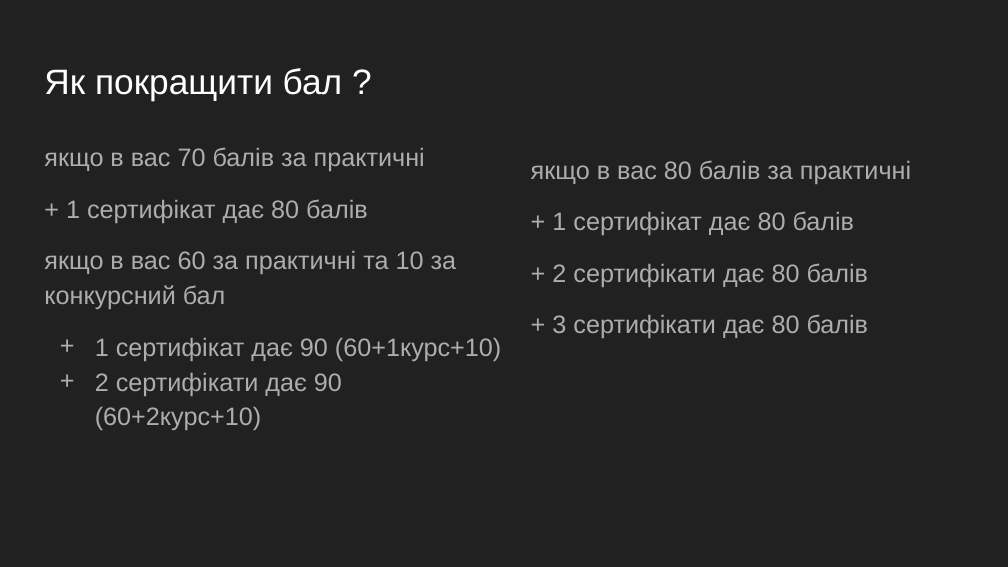
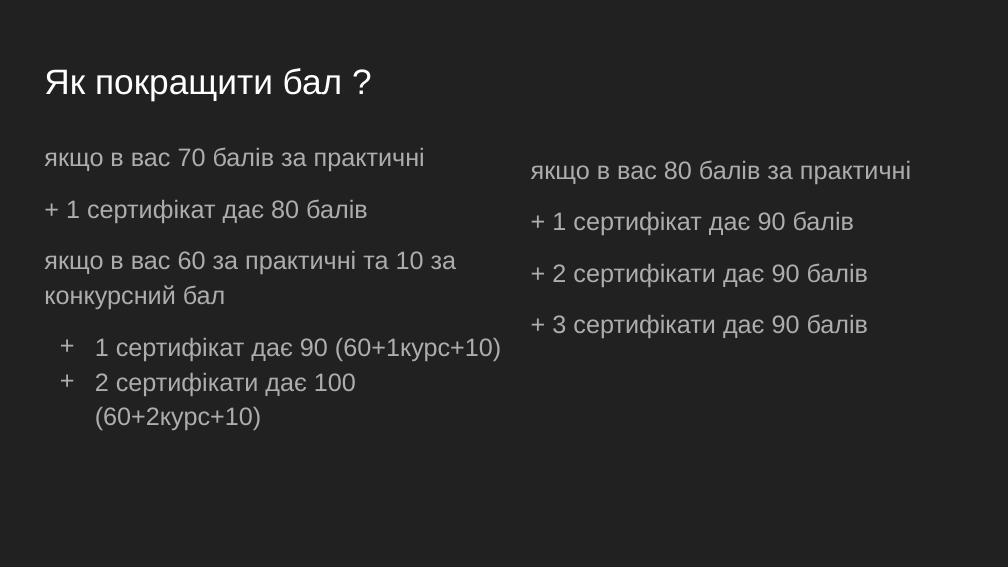
Before and after one commit to GeorgKantsedal/MMP-KKS-tasks, a slide deck: slide 7 of Вступ Заочка 2024.pptx. Drawn at 1008x567 pixels with LibreOffice and Linux fonts; fonts in the diff are those of the drawing. Boxes give left, top, right and bottom in pixels: in the first picture for what was removed or moved away, otherwise in the second. Text is boxed around its words. In the diff, an @@ line names an element or a change of style, - is before the commit and + after.

```diff
--- a/Вступ Заочка 2024.pptx
+++ b/Вступ Заочка 2024.pptx
@@ text at (552, 211, 869, 338): text changed @@
-+ 1 сертифікат дає 80 балів
-+ 2 сертифікати дає 80 балів
-+ 3 сертифікати дає 80 балів
++ 1 сертифікат дає 90 балів
++ 2 сертифікати дає 90 балів
++ 3 сертифікати дає 90 балів
@@ text at (95, 373, 356, 430): text changed @@
-+ 2 сертифікати дає 90 (60+2курс+10)
++ 2 сертифікати дає 100 (60+2курс+10)
```
Also in this commit, not shown: 1 other slide changed.
